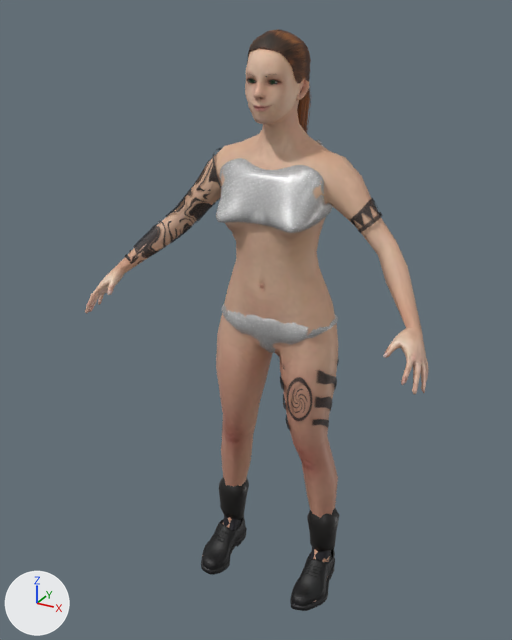
A saved change to the glTF model models/dancers/dancer_rhea.glb.
Rendered twice from a 50 mm camera at (0.893, -1.676, 0.933) aimed at (-0.042, 0.025, 0.082). Every picture has the same lights, and +X, +Y and +Z are marked at lower left. The picture after the commit comes second. Vertices at exactly the same position are counted once.

Objects in the first picture: 'dancer_rhea'.
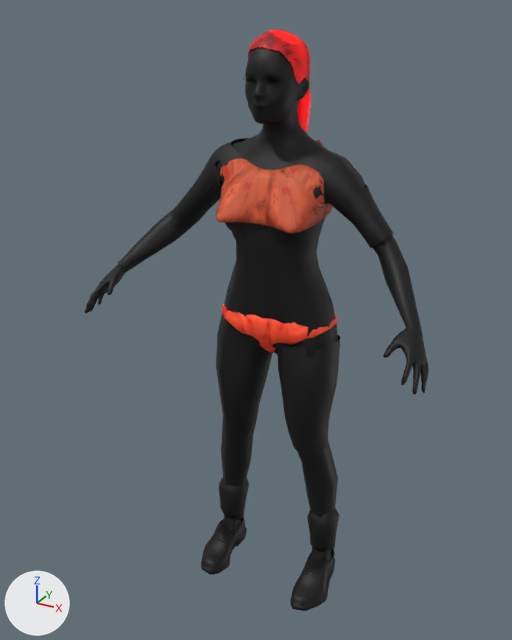
Changed parts and their boxes (x1, y1, x2, y2) in the pictures (512 x 640 px):
part 1 of me_dancer_rhea, cut back
    before: (201, 516, 335, 611)
    after: (201, 517, 335, 607)
part 2 of me_dancer_rhea, recoloured (beige to black)
    both: (85, 48, 429, 602)
part 3 of me_dancer_rhea, recoloured
    before: (125, 148, 383, 430)
    after: (118, 138, 394, 455)
part 4 of me_dancer_rhea, recoloured
    before: (246, 79, 279, 85)
    after: (243, 78, 281, 85)
part 5 of me_dancer_rhea, recoloured
    both: (219, 515, 333, 561)
part 6 of me_dancer_rhea, recoloured (grey to red)
    both: (222, 304, 338, 353)
part 7 of me_dancer_rhea, recoloured (grey to red)
    both: (216, 140, 333, 233)
part 8 of me_dancer_rhea, edited (looks the same)
    both: (219, 478, 339, 552)
part 9 of me_dancer_rhea, recoloured (brown to red)
    both: (248, 29, 311, 133)

What the commit changed:
Picture 'SSX masked' (img_ssx_masked) is new.
Picture 'SSX body' (img_ssx_body) is new.
Material 'SSX masked' (mat_ssx_masked) is new.
Uses the picture img_ssx_masked.
Material 'SSX body' (mat_ssx_body) is new.
Uses the picture img_ssx_body.
me_dancer_rhea is used by ob_dancer_rhea; location (0.0, 0.0, 0.0).
me_dancer_rhea had 14540 vertices, 25360 faces and spanned x -0.53..0.53, y -0.21..0.24, z -0.87..0.88.
me_dancer_rhea no longer uses material mat_eyes.
me_dancer_rhea no longer uses material mat_eyebrows.
me_dancer_rhea no longer uses material mat_teeth.
me_dancer_rhea no longer uses material mat_tongue (picture img_tongue_tongue01_jpg).
me_dancer_rhea now has 9009 vertices, 14902 faces and spans x -0.53..0.53, y -0.21..0.24, z -0.87..0.88.
me_dancer_rhea part 1: 72 vertices moved within x -0.23..0.22, y -0.08..0.14, z -0.85..-0.74; 1445 vertices removed from x -0.24..0.24, y -0.1..0.15, z -0.87..-0.65.
me_dancer_rhea part 2: 3168 faces spanning x -0.53..0.53, y -0.21..0.2, z -0.84..0.88 switch from mat_skin (picture img_skin_young_caucasian_female_jpg) to mat_ssx_body.
me_dancer_rhea part 3: 1944 faces spanning x -0.48..0.34, y -0.09..0.2, z -0.33..0.59 switch from mat_skin_details (picture img_look_10n96qb_png) to mat_ssx_body.
me_dancer_rhea part 4: 368 faces spanning x -0.06..0.06, y -0.03..-0.01, z 0.76..0.77 switch from mat_eyelashes to mat_ssx_masked.
me_dancer_rhea part 5: 212 faces spanning x -0.22..0.21, y -0.1..0.14, z -0.86..-0.61 switch from mat_shoes (picture img_outfit_shoes03_jpg) to mat_ssx_body.
me_dancer_rhea part 6: 568 faces spanning x -0.18..0.18, y -0.01..0.21, z -0.03..0.12 switch from mat_ssx_bikini_bottom (picture img_gen_1v1srm4_png) to mat_ssx_body.
me_dancer_rhea part 7: 1356 faces spanning x -0.17..0.17, y -0.06..0.18, z 0.39..0.6 switch from mat_ssx_bikini_top (picture img_gen_1v1srm4_png) to mat_ssx_body.
me_dancer_rhea part 8: 538 faces spanning x -0.22..0.22, y 0.04..0.15, z -0.75..-0.56 switch from mat_boot_shafts (picture img_gen_sd5a9b_png) to mat_ssx_body.
me_dancer_rhea part 9: 5344 faces spanning x -0.08..0.08, y -0.02..0.24, z 0.51..0.88 switch from mat_hair to mat_ssx_masked.
Other edits to the shape of me_dancer_rhea do not show in these pictures.
